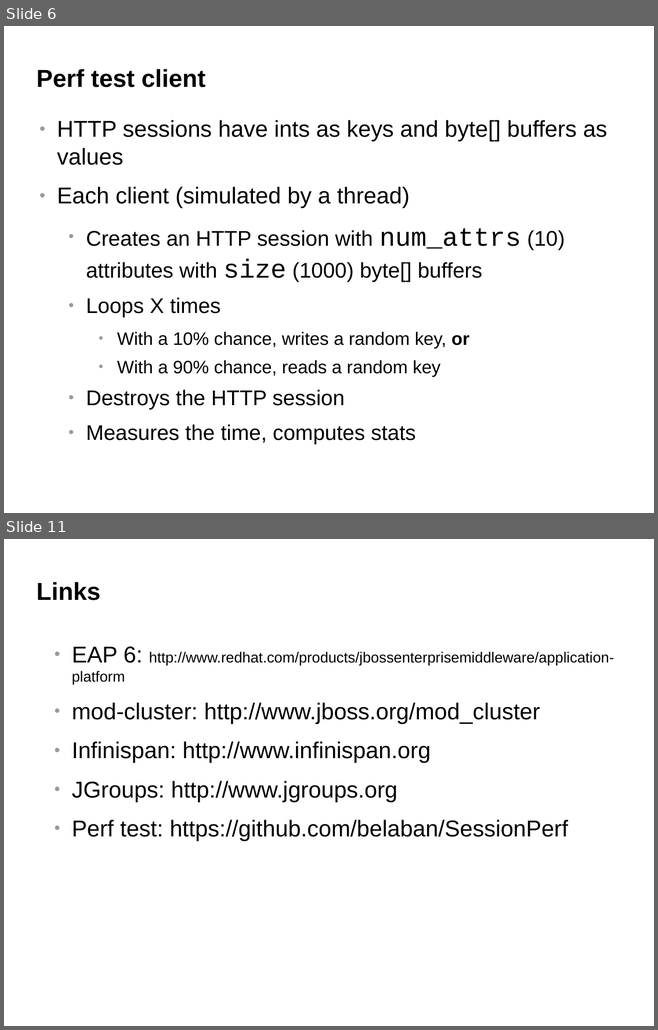
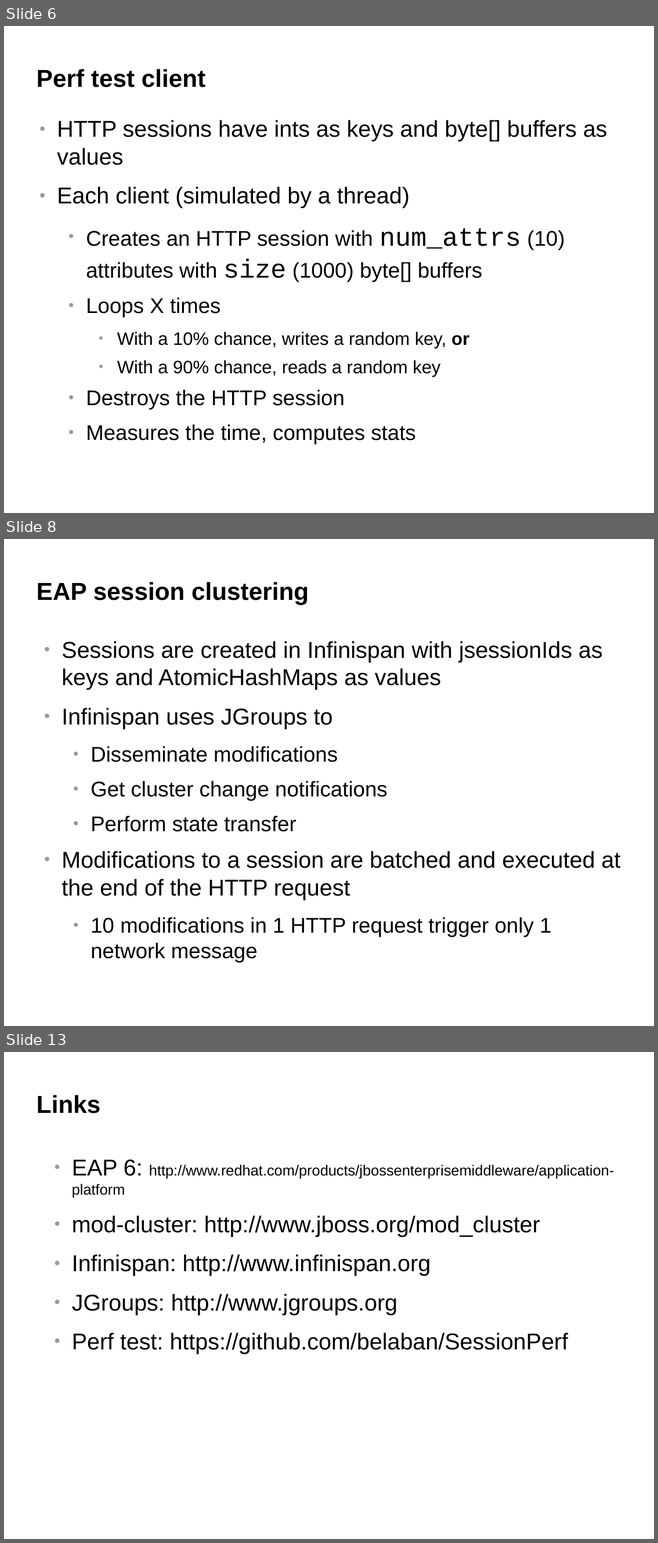
Before and after one commit to belaban/SessionPerf, a slide deck: docs/jbw2012.odp. Shown one above the other, each under a label of ours: slides 6 and 11 before the commit, slides 6, 8 and 13 after it; the slides between them are not shown. The pictures are 658x1030 and 658x1543 pixels, drawn with LibreOffice and Linux fonts; fonts in the diff are those of the drawing; background and template pictures are left out. Boxes give left, top, right and bottom in pixels: in the first picture for what was removed or moved away, otherwise in the second. Text is boxed around its words. In the diff, an @@ line names an element or a change of style, - is before the commit and + after.

```diff
--- a/docs/jbw2012.odp
+++ b/docs/jbw2012.odp
@@ slide 8 added at (x1=4, y1=539, x2=654, y2=1026), background #FFFFFF @@
@@ title added at (x1=36, y1=582, x2=308, y2=605), 30 pt, text #000000, bold @@
+EAP session clustering
@@ text added at (x1=61, y1=641, x2=620, y2=937), 28 pt, text #000000 @@
+● Sessions are created in Infinispan with jsessionIds as keys and AtomicHashMaps as values
+● Infinispan uses JGroups to
+  ● Disseminate modifications
+  ● Get cluster change notifications
+  ● Perform state transfer
+● Modifications to a session are batched and executed at the end of the HTTP request
+  ● 10 modifications in 1 HTTP request trigger only 1 network message
@@ what was slide 11 is now slide 13 @@
```
Also in this commit, not shown: 2 slides changed, 4 other slides added, 3 slides removed.
